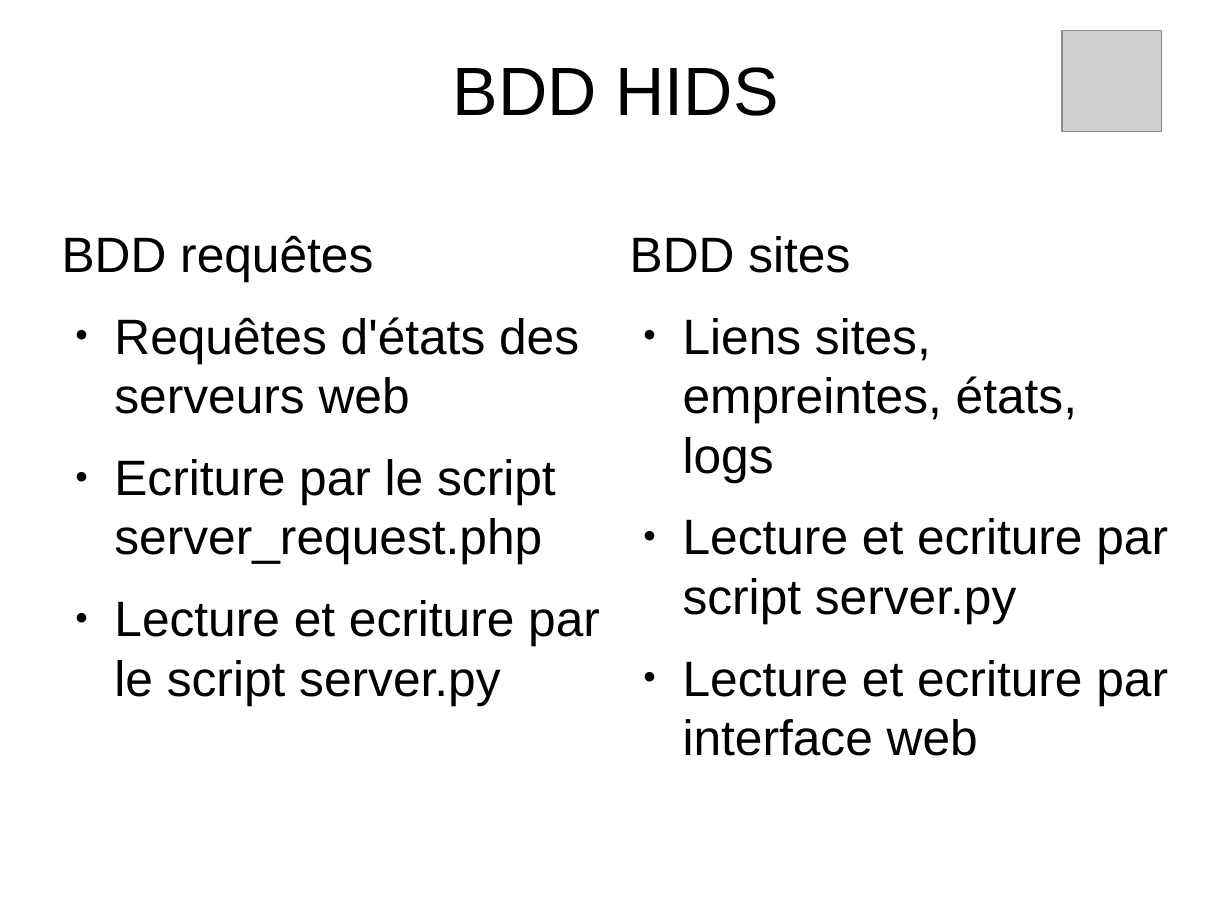
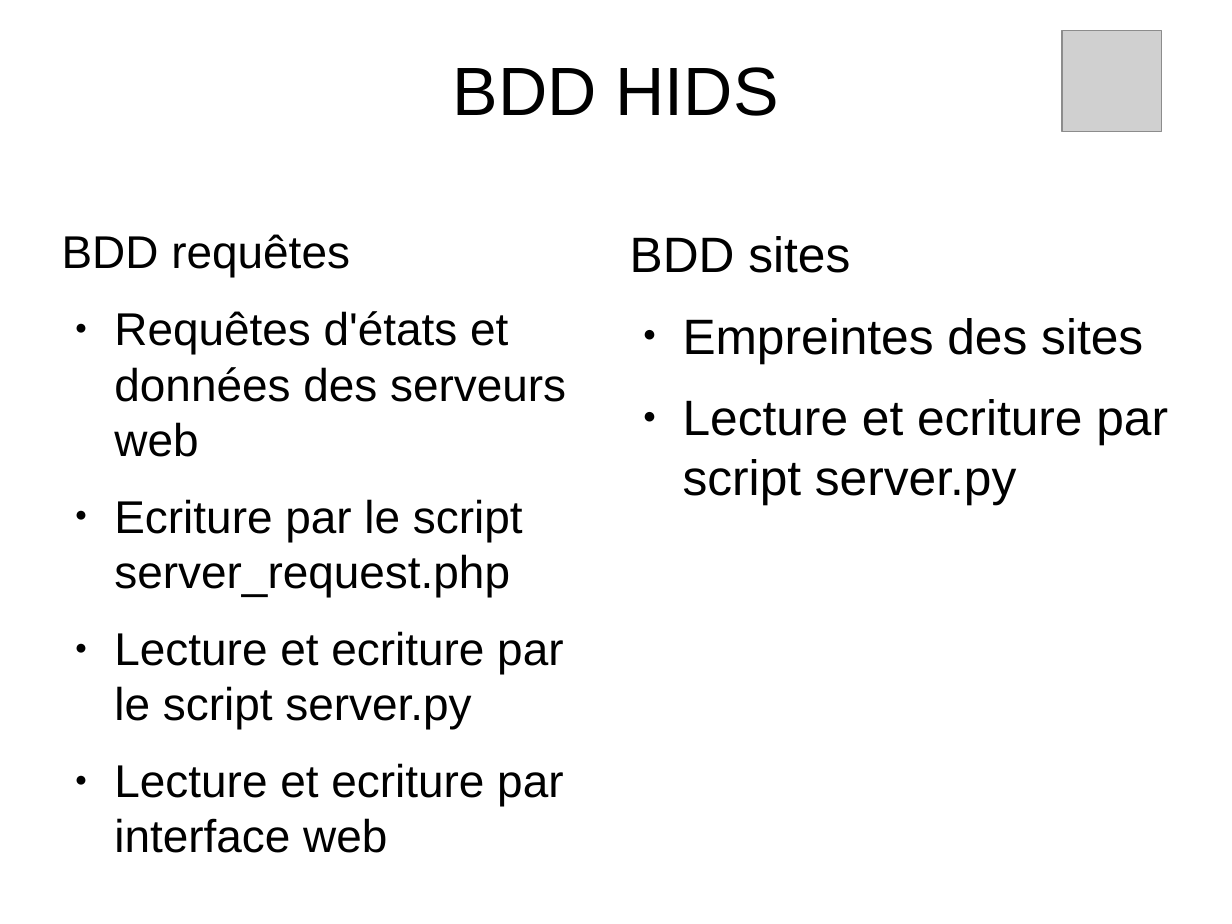
Before and after one commit to maximecohen2/secu_b3_TP-lab2, a slide deck: slide 5 of doc/Infrastructure.odp. Drawn at 1232x924 pixels with LibreOffice and Linux fonts; fonts in the diff are those of the drawing; grey boxes stand for pictures; background and template pictures are left out. Boxes give left, top, right and bottom in pixels: in the first picture for what was removed or moved away, otherwise in the second. Text is boxed around its words. In the diff, an @@ line names an element or a change of style, - is before the commit and + after.

```diff
--- a/doc/Infrastructure.odp
+++ b/doc/Infrastructure.odp
@@ text at bbox=[62, 234, 563, 729]: size 32 to 29.6 pt in "BDD requêtes", "Ecriture par le script server_request.php", "Lecture et ecriture par le script server.py" @@
@@ text at bbox=[114, 311, 566, 457]: text changed; size 32 to 29.6 pt @@
-● Requêtes d'états des serveurs web
+● Requêtes d'états et données des serveurs web
@@ text at bbox=[683, 318, 1143, 363]: text changed @@
-● Liens sites, empreintes, états, logs
+● Empreintes des sites
@@ text at bbox=[683, 660, 1168, 756]: paragraph removed @@
-● Lecture et ecriture par interface web
@@ text at bbox=[114, 763, 563, 853]: paragraph added @@
+● Lecture et ecriture par interface web
```
Also in this commit, not shown: 4 other slides changed, 4 slides added.
